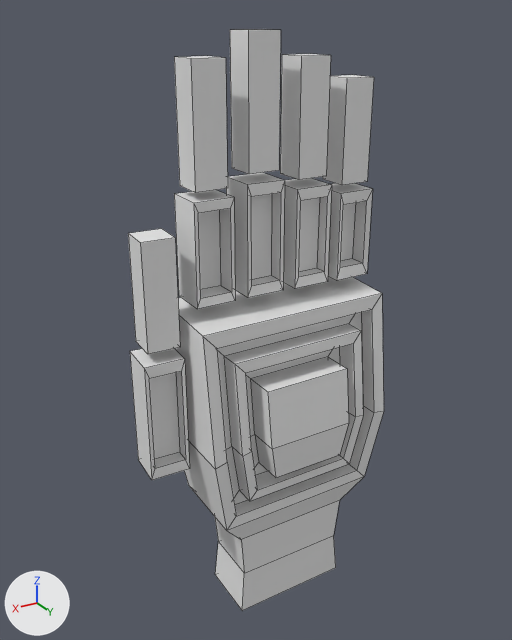
Before and after pictures for a commit that changed the FBX model 3D/LD44/Hand.fbx.
The view is the same before and after, from a camera (50 mm lens) standing at (1.154, 1.707, 1.344) and looking at (0.036, -0.156, 0.412). The lights are fixed; the arrows at lower left show +X, +Y and +Z. Mesh edges are drawn as thin lines. Where no turn or scale is listed for an object, it has been applied to the vertices.

The older version as bpy lines, for what is in view:
```python
me_cube_018 = bpy.data.meshes.new('Cube.018')
me_cube_018.from_pydata(...)  # 200 vertices, 178 faces; spans x -0.07..0.78, y -0.26..0.12, z -1.41..0.57
ob_cube_017 = bpy.data.objects.new('Cube.017', me_cube_018)
ob_cube_017.location = (-0.318, -0.039, 0.739)
```
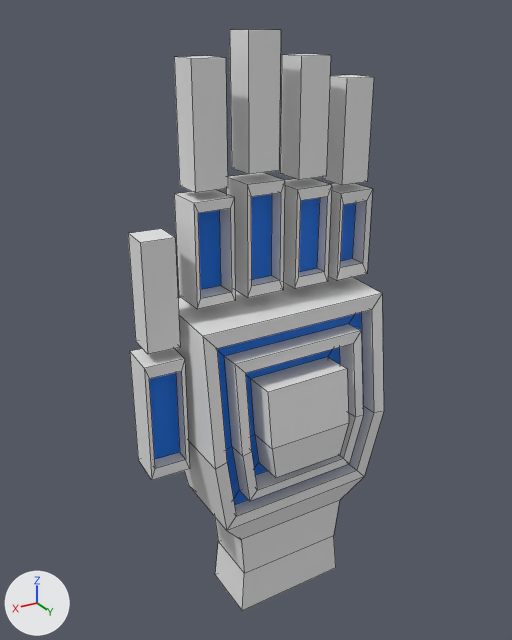
Commit message: Hand Color

Location of each change, (x1, y1, x2, y2) in pixels of the pictures (512 x 640 px):
part 1 of me_cube_018, recoloured (white to blue): (149, 313, 363, 505) in both
part 2 of me_cube_018, recoloured (white to blue): (198, 194, 319, 290) in both
part 3 of me_cube_018, recoloured (white to blue): (341, 203, 355, 261) in both

What the commit changed:
Material 'Material' (mat_material) is new.
Its base color is (0.8, 0.8, 0.8) (white #e7e7e7).
Material 'HandCurves' (mat_handcurves) is new.
Its base color is (0.0, 0.17, 0.8) (blue #0073e7).
me_cube_018 has 200 vertices, 178 faces and spans x -0.07..0.78, y -0.26..0.12, z -1.41..0.57.
me_cube_018 is used by ob_cube_017; location (-0.318, -0.039, 0.739).
me_cube_018 part 1: 14 of the faces centred in x 0.01..0.71, y -0.23..0.01, z -0.91..-0.35 switch from no material to mat_handcurves (blue #0073e7).
me_cube_018 part 2: 3 of the faces centred in x 0.17..0.53, y -0.13..-0.11, z -0.06..-0.04 switch from no material to mat_handcurves (blue #0073e7).
me_cube_018 part 3: 1 of the faces centred in x 0.0, y -0.13, z -0.07 switch from no material to mat_handcurves (blue #0073e7).
me_cube_018 now uses material mat_material (white #e7e7e7).
